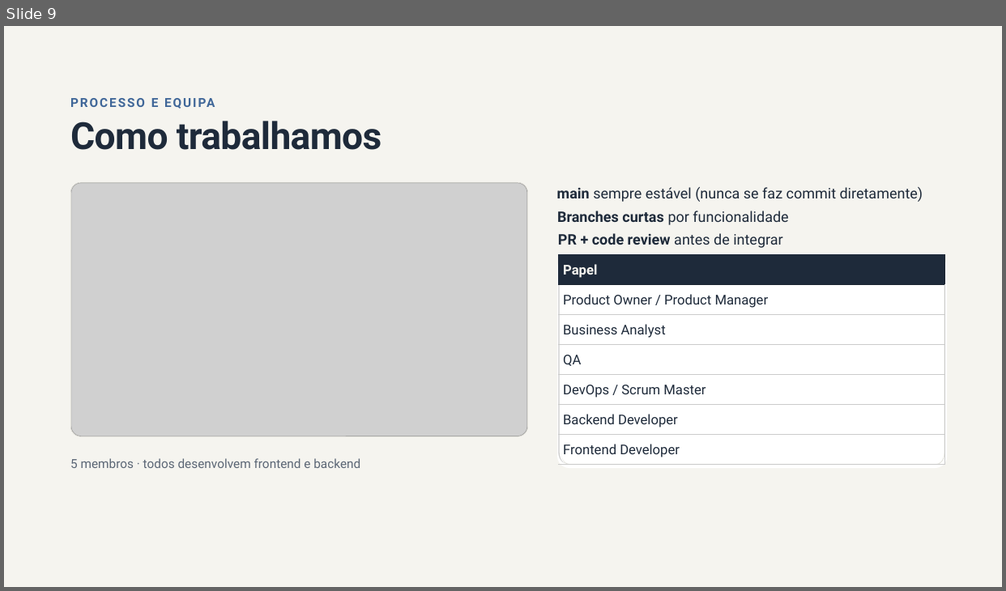
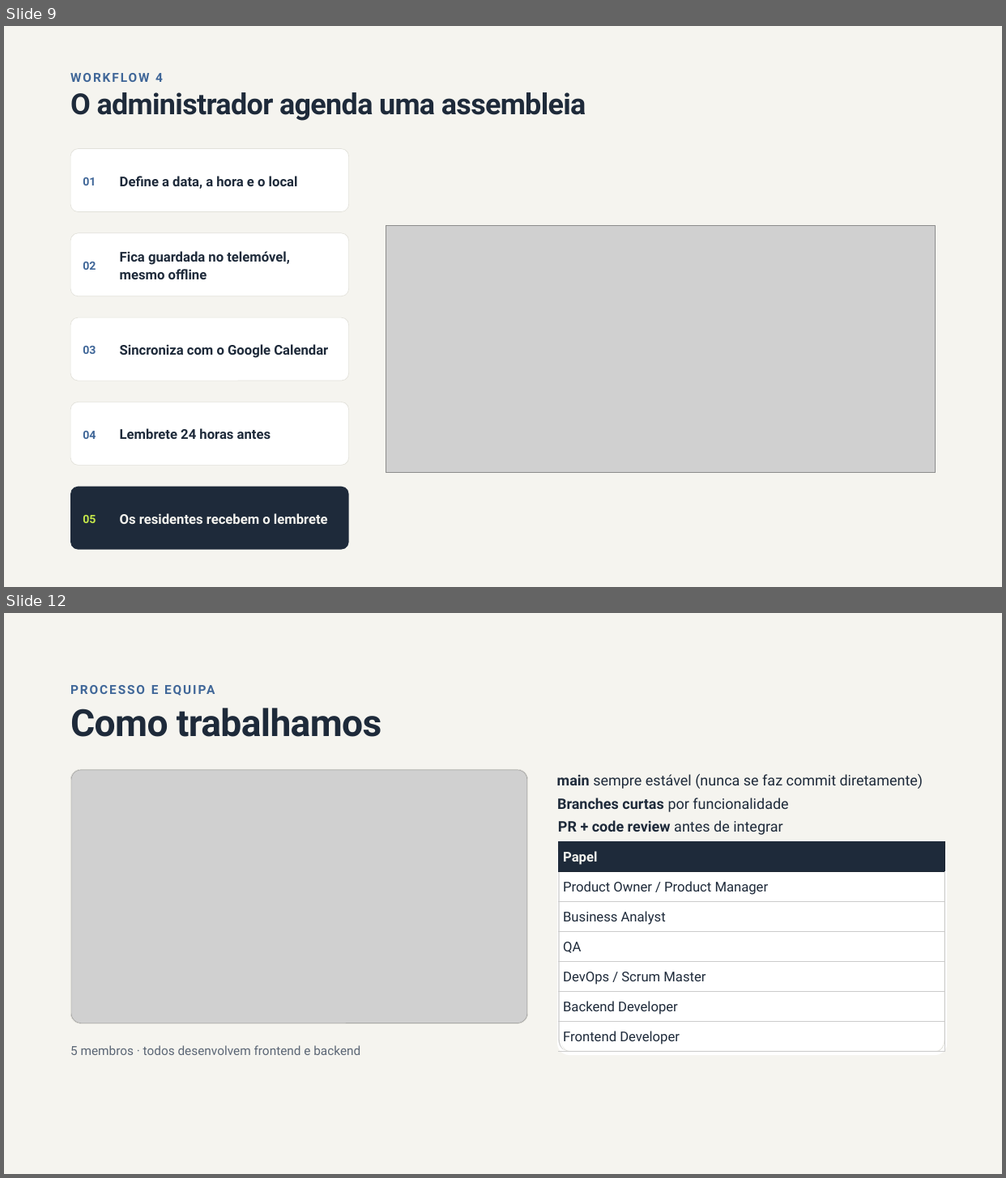
Before and after one commit to LMNSdev/LABDSOF_DOMUSCAST, a slide deck: docs/sprintA/presentation/Apresentacao.pptx. Shown one above the other, each under a label of ours: slide 9 before the commit, slides 9 and 12 after it; the slides between them are not shown. The pictures are 1006x591 and 1006x1178 pixels, drawn with LibreOffice and Linux fonts; fonts in the diff are those of the drawing; grey boxes stand for pictures; background and template pictures are left out. Boxes give left, top, right and bottom in pixels: in the first picture for what was removed or moved away, otherwise in the second. Text is boxed around its words. In the diff, an @@ line names an element or a change of style, - is before the commit and + after.

Commit message:
Updated presentation with workflows images vpmns

```diff
--- a/docs/sprintA/presentation/Apresentacao.pptx
+++ b/docs/sprintA/presentation/Apresentacao.pptx
@@ slide 9 added at bbox=[4, 26, 1002, 587], background #F5F4EF @@
@@ text added at bbox=[155, 73, 163, 82], 12 pt, text #3F6698, bold @@
+WORKFLOW 4
@@ title added at bbox=[70, 92, 586, 121], 28 pt, text #1E2A3A, bold @@
+O administrador agenda uma assembleia
@@ rounded rectangle added at bbox=[70, 149, 349, 211], fill #FFFFFF, outline #E2E1DA 0.5 pt @@
@@ text added at bbox=[83, 177, 96, 186], 11 pt, text #3F6698, bold @@
+01
@@ text added at bbox=[120, 176, 298, 189], 13 pt, text #1E2A3A, bold @@
+Define a data, a hora e o local
@@ rounded rectangle added at bbox=[70, 233, 349, 297], fill #FFFFFF, outline #E2E1DA 0.5 pt @@
@@ picture added at bbox=[386, 226, 936, 473] @@
@@ text added at bbox=[83, 262, 96, 270], 11 pt, text #3F6698, bold @@
+02
@@ text added at bbox=[120, 251, 290, 280], 13 pt, text #1E2A3A, bold @@
+Fica guardada no telemóvel, mesmo offline
@@ rounded rectangle added at bbox=[70, 318, 349, 381], fill #FFFFFF, outline #E2E1DA 0.5 pt @@
@@ text added at bbox=[83, 346, 96, 354], 11 pt, text #3F6698, bold @@
+03
@@ text added at bbox=[120, 344, 328, 358], 13 pt, text #1E2A3A, bold @@
+Sincroniza com o Google Calendar
@@ rounded rectangle added at bbox=[70, 403, 349, 466], fill #FFFFFF, outline #E2E1DA 0.5 pt @@
@@ text added at bbox=[83, 431, 96, 439], 11 pt, text #3F6698, bold @@
+04
@@ text added at bbox=[120, 429, 270, 439], 13 pt, text #1E2A3A, bold @@
+Lembrete 24 horas antes
@@ rounded rectangle added at bbox=[70, 486, 349, 549], fill #1E2A3A @@
@@ text added at bbox=[83, 515, 96, 523], 11 pt, text #C5E84A, bold @@
+05
@@ text added at bbox=[120, 514, 328, 524], 13 pt, text #F5F4EF, bold @@
+Os residentes recebem o lembrete
@@ what was slide 9 is now slide 12 @@
```
Also in this commit, not shown: 3 slides changed, 2 other slides added.
